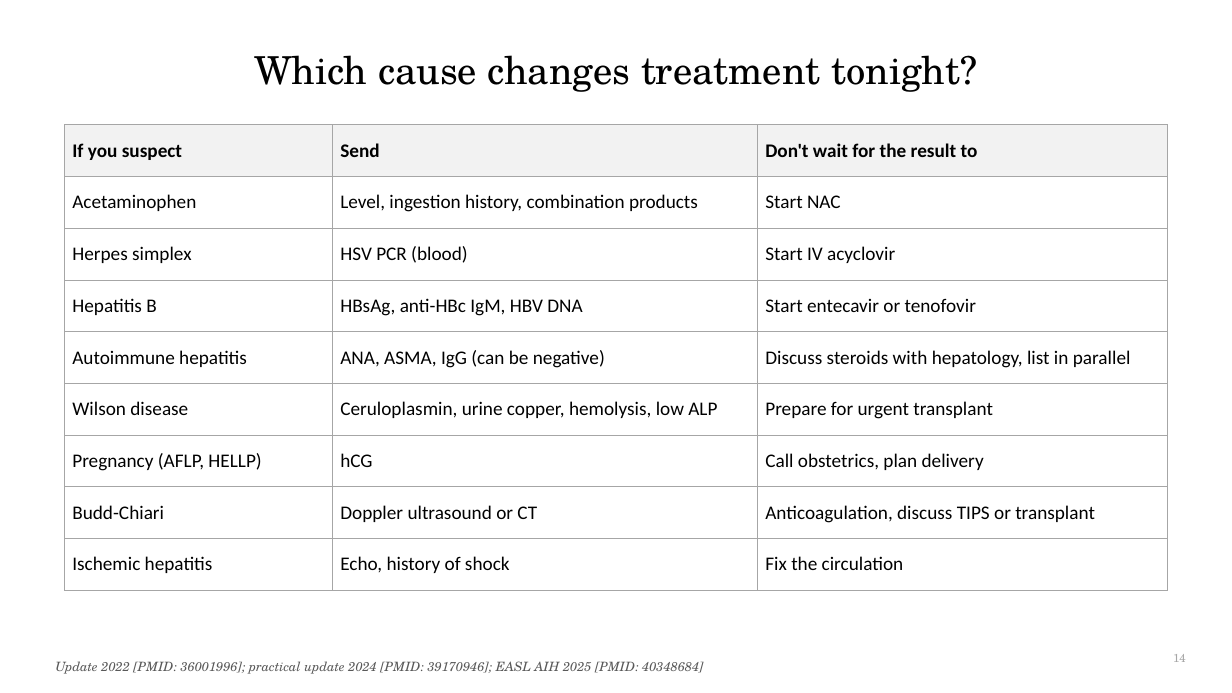
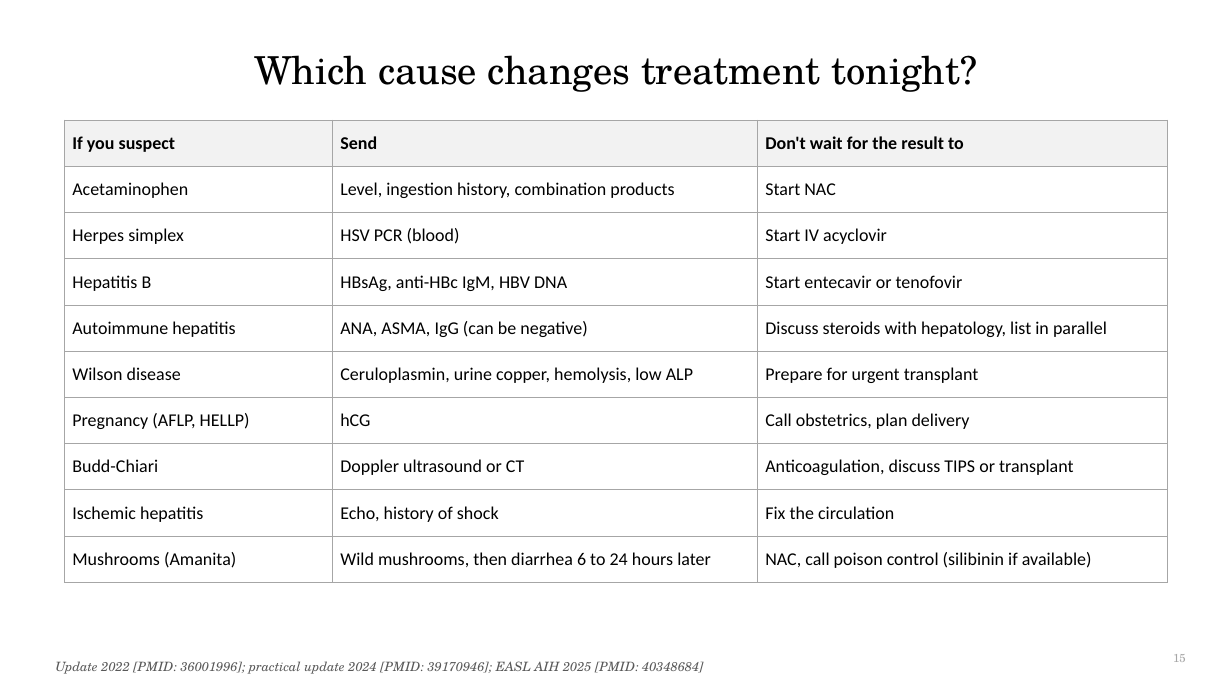
Before and after one commit to qaddodi/mohammad-almeqdadi-lectures, a slide deck: slide 15 of lectures/acute-liver-failure-aclf-in-icu/ALF and ACLF in the ICU.pptx (slide 14 before the commit). Drawn at 1232x693 pixels with LibreOffice and Linux fonts; fonts in the diff are those of the drawing. Boxes give left, top, right and bottom in pixels: in the first picture for what was removed or moved away, otherwise in the second. Text is boxed around its words. In the diff, an @@ line names an element or a change of style, - is before the commit and + after.

```diff
--- a/lectures/acute-liver-failure-aclf-in-icu/ALF and ACLF in the ICU.pptx
+++ b/lectures/acute-liver-failure-aclf-in-icu/ALF and ACLF in the ICU.pptx
@@ table at (65, 120, 1167, 572) @@
+row 10: Mushrooms (Amanita) | Wild mushrooms, then diarrhea 6 to 24 hours later | NAC, call poison control (silibinin if available)
@@ table: place and size @@
-table at (65, 125, 1167, 577)
+table at (65, 120, 1167, 572)
@@ page number at (1173, 654, 1186, 662): text changed @@
-14
+15
```
Also in this commit, not shown: 35 other slides changed, 12 slides added, 1 slide removed, 4 other files.
